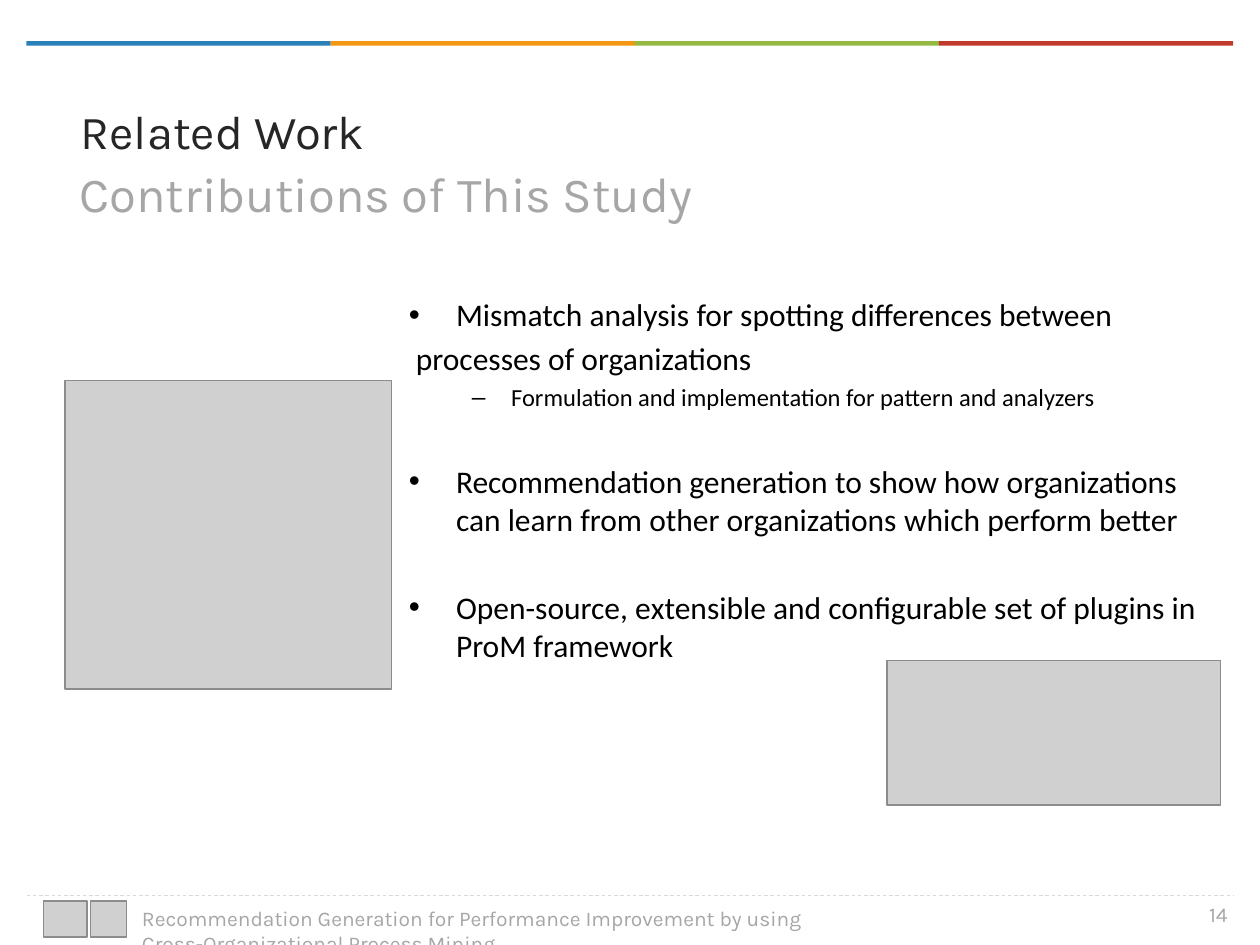
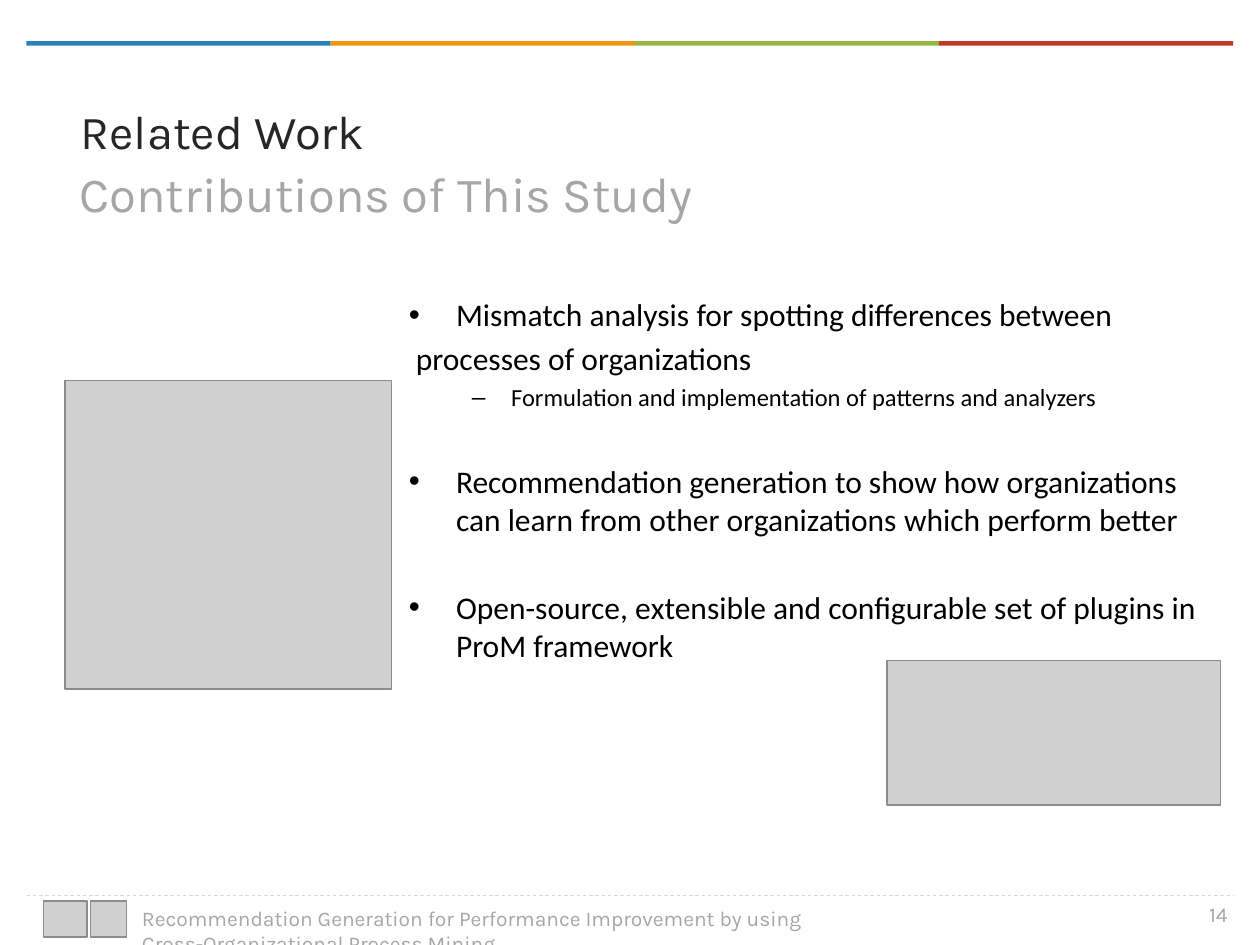
Before and after one commit to onuryilmaz/cross-org-proc-min-thesis, a slide deck: slide 14 of presentation.pptx. Drawn at 1260x945 pixels with LibreOffice and Linux fonts; fonts in the diff are those of the drawing; grey boxes stand for pictures; background and template pictures are left out. Boxes give left, top, right and bottom in pixels: in the first picture for what was removed or moved away, otherwise in the second. Text is boxed around its words. In the diff, an @@ line names an element or a change of style, - is before the commit and + after.

```diff
--- a/presentation.pptx
+++ b/presentation.pptx
@@ text at [511, 389, 1096, 410]: text changed @@
-  – Formulation and implementation for pattern and analyzers
+  – Formulation and implementation of patterns and analyzers
```
Also in this commit, not shown: 10 other slides changed, 9 slides added, 6 other files.
